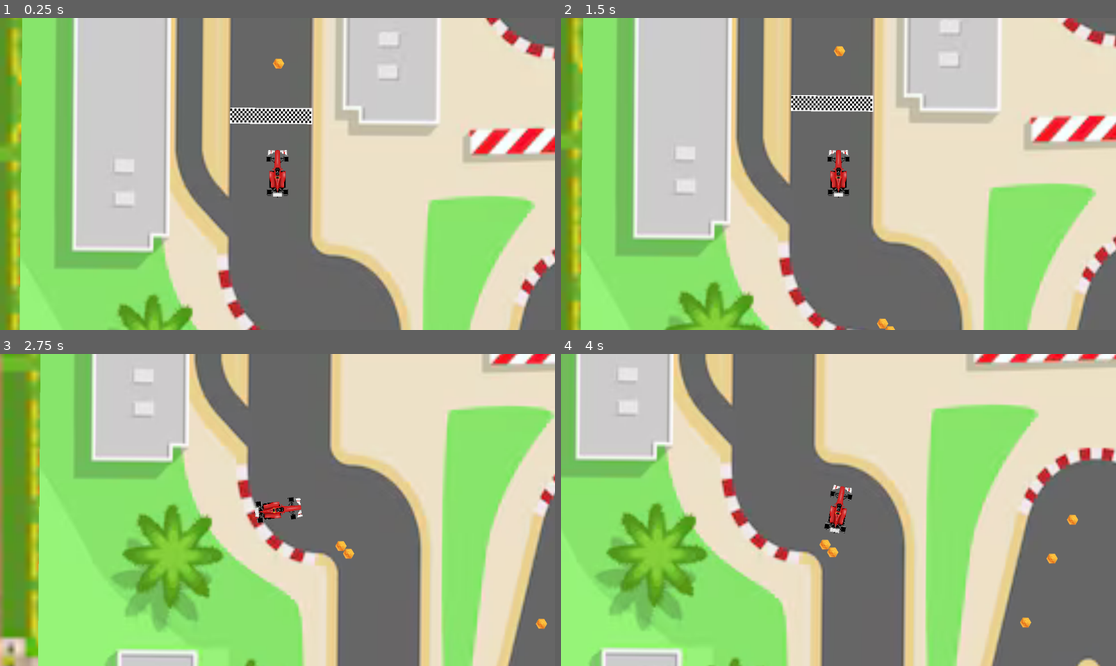
Above: before the commit, frames 1-4 (two rows, left to right).
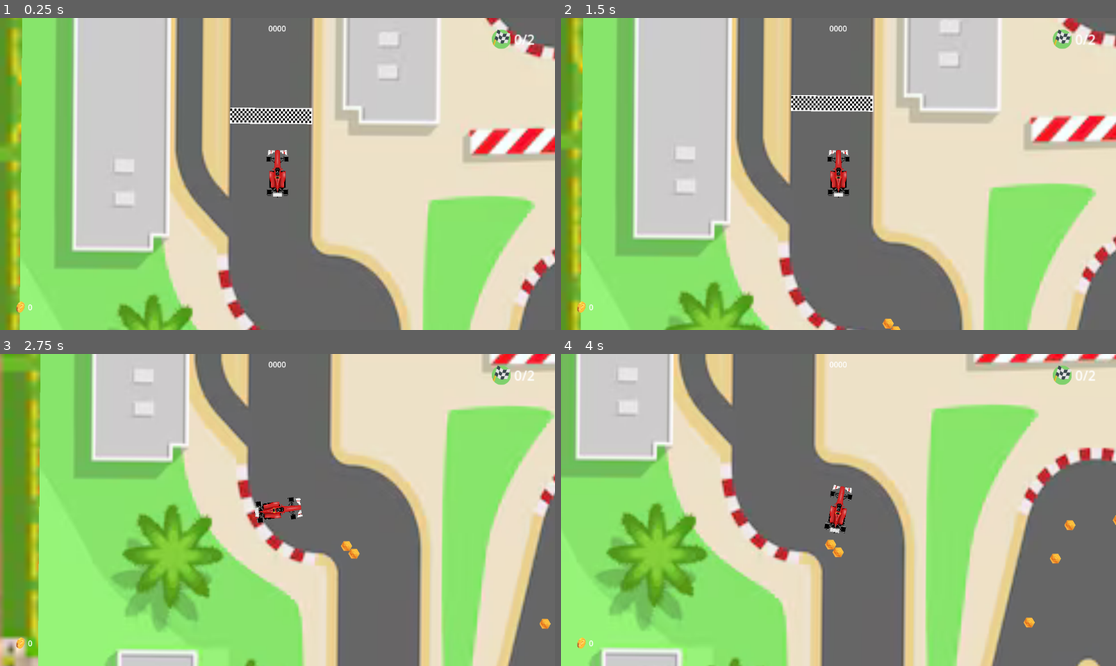
Above: after the commit, the same moments.

Repository: haroldmud/F1-qualy
Game: Godot game, scene res://scenes/level.tscn
Same seed, same stepped clock (60 frames per second), same inputs: the game is played once before the commit and once after it.
Inputs:
- Up to frame 1 (0.25 s): no input
- Up to frame 2 (1.5 s): tap Enter at 0.5 s; hold Right (right) 0.53-1.28 s; tap Space at 1.25 s; hold Down (brake) from 1.28 s (still down)
- Up to frame 3 (2.75 s): release Down (brake) at 2.03 s; hold Right (right) from 2.03 s (still down)
- Up to frame 4 (4 s): release Right (right) at 2.78 s; hold Up (forward) 2.78-3.53 s; hold Left (left) from 3.53 s (still down)

The runs differ from the first frame. In frame 1, 0.4% of the frame differs, in the area x 2-97%, y 2-95%; in frame 2, 0.5%; in frame 3, 0.5%; in frame 4, 0.7%, in the area x 2-100%, y 2-95%.

Commit message:
feat: made some rotation improvements

Diff:
--- a/project.godot
+++ b/project.godot
@@ -45,3 +45,4 @@
 2d_physics/layer_3="coin_area"
 2d_physics/layer_4="coin"
 2d_physics/layer_5="player"
+2d_physics/layer_6="finish_line"
--- a/scenes/level.tscn
+++ b/scenes/level.tscn
@@ -1,17 +1,102 @@
-[gd_scene load_steps=10 format=3 uid="uid://8tmgt00yc6a3"]
+[gd_scene load_steps=13 format=3 uid="uid://8tmgt00yc6a3"]
 
 [ext_resource type="Script" uid="uid://1crl7nopt4jt" path="res://scripts/level.gd" id="1_2r41h"]
 [ext_resource type="Texture2D" uid="uid://3btsldktxokk" path="res://assets/city.png" id="1_ppgk2"]
 [ext_resource type="Texture2D" uid="uid://0boxs1e5f3qk" path="res://assets/mytrack2d.png" id="1_w8frs"]
 [ext_resource type="Texture2D" uid="uid://sva8u1qa4mas" path="res://assets/finishline.png" id="2_mx8sn"]
+[ext_resource type="Texture2D" uid="uid://qfx32rf4qak" path="res://assets/icons/coincollection.png" id="2_olg7q"]
+[ext_resource type="Texture2D" uid="uid://cim6wace7el8x" path="res://assets/icons/chequered-flag.png" id="3_t1rx8"]
 [ext_resource type="PackedScene" uid="uid://bibnqau26hlak" path="res://scenes/player.tscn" id="3_w8frs"]
 [ext_resource type="Script" uid="uid://qd6s2vg7u1ji" path="res://scripts/player.gd" id="4_mx8sn"]
 [ext_resource type="Script" uid="uid://d3kbxoj0x7nyi" path="res://scripts/crash.gd" id="7_klq6b"]
 [ext_resource type="Script" uid="uid://b0yk0m4ysexfa" path="res://scripts/coin_area.gd" id="8_8c41q"]
 [ext_resource type="PackedScene" uid="uid://dqh8uiruxcj5m" path="res://scenes/coin_instance.tscn" id="8_b121j"]
 
+[sub_resource type="RectangleShape2D" id="RectangleShape2D_8c41q"]
+size = Vector2(359.824, 49.998047)
+
 [node name="Level" type="Node2D"]
 script = ExtResource("1_2r41h")
+
+[node name="CanvasLayer" type="CanvasLayer" parent="."]
+
+[node name="ScoreMargin" type="MarginContainer" parent="CanvasLayer"]
+anchors_preset = 5
+anchor_left = 0.5
+anchor_right = 0.5
+offset_left = -71.0
+offset_right = 71.0
+offset_bottom = 40.0
+grow_horizontal = 2
+theme_override_constants/margin_top = 4
+
+[node name="Label" type="Label" parent="CanvasLayer/ScoreMargin"]
+layout_mode = 2
+size_flags_horizontal = 4
+text = "0000"
+
+[node name="HealthMargin" type="MarginContainer" parent="CanvasLayer"]
+offset_right = 40.0
+offset_bottom = 40.0
+
+[node name="CoinsMargin" type="MarginContainer" parent="CanvasLayer"]
+anchors_preset = 2
+anchor_top = 1.0
+anchor_bottom = 1.0
+offset_left = 19.0
+offset_top = -71.0
+offset_right = 106.0
+offset_bottom = -24.0
+grow_vertical = 0
+size_flags_horizontal = 3
+size_flags_vertical = 3
+theme_override_constants/margin_left = 12
+theme_override_constants/margin_top = 12
+theme_override_constants/margin_right = 12
+theme_override_constants/margin_bottom = 12
+
+[node name="HBoxContainer" type="HBoxContainer" parent="CanvasLayer/CoinsMargin"]
+layout_mode = 2
+
+[node name="TextureRect" type="TextureRect" parent="CanvasLayer/CoinsMargin/HBoxContainer"]
+clip_contents = true
+layout_mode = 2
+texture = ExtResource("2_olg7q")
+expand_mode = 3
+
+[node name="Label" type="Label" parent="CanvasLayer/CoinsMargin/HBoxContainer"]
+layout_mode = 2
+text = "0"
+
+[node name="LapsMargin" type="MarginContainer" parent="CanvasLayer"]
+anchors_preset = 1
+anchor_left = 1.0
+anchor_right = 1.0
+offset_left = -152.0
+offset_top = 3.0000005
+offset_right = -76.0
+offset_bottom = 50.0
+grow_horizontal = 0
+scale = Vector2(1.7253048, 1.7479463)
+size_flags_horizontal = 3
+size_flags_vertical = 3
+theme_override_constants/margin_left = 12
+theme_override_constants/margin_top = 12
+theme_override_constants/margin_right = 12
+theme_override_constants/margin_bottom = 12
+
+[node name="HBoxContainer" type="HBoxContainer" parent="CanvasLayer/LapsMargin"]
+layout_mode = 2
+
+[node name="TextureRect" type="TextureRect" parent="CanvasLayer/LapsMargin/HBoxContainer"]
+clip_contents = true
+layout_mode = 2
+texture = ExtResource("3_t1rx8")
+expand_mode = 3
+
+[node name="Label" type="Label" parent="CanvasLayer/LapsMargin/HBoxContainer"]
+layout_mode = 2
+text = "0/2"
 
 [node name="city" type="Sprite2D" parent="."]
 position = Vector2(134, 215)
@@ -29,12 +114,6 @@
 scale = Vector2(2.6081083, 2.541587)
 texture = ExtResource("1_w8frs")
 
-[node name="FinishLine" type="Sprite2D" parent="Circuit/Track"]
-position = Vector2(13.047809, 135.80855)
-rotation = 1.5707964
-scale = Vector2(0.11411366, 0.12516978)
-texture = ExtResource("2_mx8sn")
-
 [node name="OutterTrackLimit" type="CollisionPolygon2D" parent="Circuit"]
 position = Vector2(723, 135)
 scale = Vector2(2.8, 2.729)
@@ -43,10 +122,28 @@
 [node name="InnerTrackLimit" type="CollisionPolygon2D" parent="Circuit"]
 polygon = PackedVector2Array(55.641052, 406.9846, 71.03113, 408.21786, 880.19434, 398.35153, 925.7727, 337.9205, 1001,  …(2274 unchanged characters)…
 
+[node name="FinishLineArea" type="Area2D" parent="."]
+collision_layer = 32
+collision_mask = 16
+
+[node name="FinishLine" type="Sprite2D" parent="FinishLineArea"]
+position = Vector2(-619.4329, 604.3186)
+rotation = -3.133165
+scale = Vector2(0.47033647, 0.5515153)
+texture = ExtResource("2_mx8sn")
+
+[node name="FinishLineCollision" type="CollisionShape2D" parent="FinishLineArea"]
+position = Vector2(-619.5, 604.5)
+rotation = -3.133165
+scale = Vector2(0.4703364, 0.55151534)
+shape = SubResource("RectangleShape2D_8c41q")
+one_way_collision = true
+one_way_collision_margin = 0.1
+
 [node name="Player" parent="." instance=ExtResource("3_w8frs")]
 position = Vector2(-606, 725)
 rotation = -1.5707964
-collision_mask = 11
+collision_mask = 0
 script = ExtResource("4_mx8sn")
 
 [node name="Crash" type="Area2D" parent="."]
@@ -74,14 +171,15 @@
 coin_scene = ExtResource("8_b121j")
 
 [node name="CollisionPolygon2D" type="CollisionPolygon2D" parent="CoinArea"]
-polygon = PackedVector2Array(-653, -680, -542, -767, -429, -781, -339, -706, -280, -594, -257, -518, -216, -423, -137, -356, -147, -204, -143, 61, -135, 272, 2, 415, 204, -196, 321, -252, 445, -256, 577, -165, 669, 1392, 626, 1515, 471, 1635, 309, 1655, 195, 1301, 65, 980, 5, 992, -26, 1090, -231, 1716, -298, 1720, -350, 1624, -393, 1542, -463, 1427, -500, 1093, -600, 1030, -607, 878, -673, -626, -660, -662, -630, -655, -642, -628, -645, -583, -576, 850, -579, 1000, -537, 1032, -489, 1064, -469, 1107, -471, 1181, -471, 1307, -462, 1385, -339, 1614, -306, 1691, -277, 1709, -245, 1696, -220, 1658, -48, 1040, -7, 961, 30, 923, 74, 936, 102, 983, 131, 1036, 143, 1134, 212, 1278, 316, 1601, 366, 1614, 426, 1614, 492, 1582, 523, 1548, 536, 1504, 595, 1460, 630, 1385, 639, 1294, 571, -44, 553, -147, 485, -204, 434, -234, 325, -228, 221, -175, 153, 18, 87, 217, 53, 340, 13, 428, -62, 387, -136, 294, -154, 199, -157, -342, -222, -392, -304, -588, -354, -695, -429, -755, -537, -742, -624, -671)
+position = Vector2(-3, -6)
+polygon = PackedVector2Array(-653, -680, -542, -767, -429, -781, -339, -706, -280, -594, -257, -518, -216, -423, -137, -356, -147, -204, -143, 61, -135, 272, 2, 415, 204, -196, 321, -252, 445, -256, 577, -165, 669, 1392, 626, 1515, 471, 1635, 309, 1655, 195, 1301, 65, 980, 5, 992, -26, 1090, -231, 1716, -298, 1720, -350, 1624, -393, 1542, -463, 1427, -500, 1093, -600, 1030, -563, 828, -651, -591, -660, -662, -630, -655, -642, -628, -629, -582, -554, 828, -579, 1000, -537, 1032, -489, 1064, -469, 1107, -471, 1181, -471, 1307, -462, 1385, -339, 1614, -306, 1691, -277, 1709, -245, 1696, -220, 1658, -48, 1040, -7, 961, 30, 923, 74, 936, 102, 983, 131, 1036, 143, 1134, 212, 1278, 316, 1601, 366, 1614, 426, 1614, 492, 1582, 523, 1548, 536, 1504, 595, 1460, 630, 1385, 639, 1294, 571, -44, 553, -147, 485, -204, 434, -234, 325, -228, 221, -175, 153, 18, 87, 217, 53, 340, 13, 428, -62, 387, -136, 294, -154, 199, -157, -342, -222, -392, -304, -588, -354, -695, -429, -755, -537, -742, -624, -671)
 
 [node name="CoinInstance" parent="." instance=ExtResource("8_b121j")]
 position = Vector2(-639, -507)
 rotation = 0.0041108127
 
 [connection signal="body_entered" from="Circuit" to="." method="_on_circuit_body_entered"]
+[connection signal="body_exited" from="FinishLineArea" to="." method="_on_finish_line_area_body_exited"]
 [connection signal="body_entered" from="Crash" to="Crash" method="_on_body_entered"]
 [connection signal="timeout" from="RecoveryTimer" to="." method="_on_recovery_timer_timeout"]
 [connection signal="area_entered" from="CoinInstance" to="." method="_on_coin_instance_area_entered"]
-[connection signal="coin_collision" from="CoinInstance" to="." method="_on_coin_instance_coin_collision"]
--- a/scripts/coin_area.gd
+++ b/scripts/coin_area.gd
@@ -2,7 +2,6 @@
 
 @export var coin_scene : PackedScene
 @export var coin_count := 20
-
 
 # Called when the node enters the scene tree for the first time.
 func _ready() -> void:
--- a/scripts/coin_instance.gd
+++ b/scripts/coin_instance.gd
@@ -2,21 +2,22 @@
 
 var player_node : Node2D
 var collect := 1
-signal coin_collision
-
 
 func _ready():
-	# Assign the player node (or game manager)
-	player_node =get_tree().current_scene.get_node("Player")
+	player_node = get_tree().current_scene.get_node("Player")
+	# Connect the signal when the coin is ready
+	body_entered.connect(_on_body_entered)
 
 func _process(delta: float) -> void:
-	print(player_node.coins_collected)
+	#print(player_node.coins_collected)
+	pass
 
 func _on_body_entered(body: Node2D) -> void:
-	get_tree().call_group("coins", "set_coins", 1)
 	if body != player_node:
 		return
+
+	# Increment the player's coin count
+	player_node.coins_collected += 1
+
 	$Coin.visible = false
-	if $CollisionShape2D:
-		$CollisionShape2D.set_deferred("disabled", true)
-		coin_collision.emit("collision happenned")
+	$CoinCollisionShape.set_deferred("disabled", true)
--- a/scripts/level.gd
+++ b/scripts/level.gd
@@ -1,15 +1,15 @@
 extends Node2D
 
 var is_collided := false
+var lap := 0
 
 # Called when the node enters the scene tree for the first time.
 func _ready() -> void:
 	pass # Replace with function body.
 
-
 # Called every frame. 'delta' is the elapsed time since the previous frame.
 func _process(delta: float) -> void:
-	pass
+	$CanvasLayer/LapsMargin/HBoxContainer/Label.text = str(lap) + "/2"
 
 func _on_circuit_body_entered(body: Node2D) -> void:
 	is_collided = true
@@ -21,7 +21,6 @@
 
 	if body.has_method("disable_input"):
 		body.disable_input(1.5)
-		print(body.rotation_degrees)
 		if body.rotation_degrees > -90 and body.rotation_degrees < 0 :
 			body.rotation_degrees -= 30
 		elif body.rotation_degrees < 90  and body.rotation_degrees > 0:
@@ -34,6 +33,12 @@
 func _on_recovery_timer_timeout() -> void:
 	is_collided = false
 
+func _on_coin_instance_coin_collision(somesome) -> void:
+	#print(somesome) -  this is for the amount of coins collected
+	pass
 
-func _on_coin_instance_coin_collision(somesome) -> void:
-	print(somesome)
+func _on_finish_line_area_body_exited(body: Node2D) -> void:
+	#if body.velocity.x < 0:
+		lap += 1
+	#elif body.velocity.x > 0:
+		#lap -= 1
--- a/scripts/player.gd
+++ b/scripts/player.gd
@@ -7,7 +7,7 @@
 const KNOCKBACK_DAMPING = 1500.0
 const ROTATION_CORRECT_SPEED = 6.0
 
-const MAX_SPEED = 300.0
+var MAX_SPEED = 300.0
 const ACCELERATION = 600.0
 const BRAKE_FORCE = 1200.0
 const FRICTION = 500.0
@@ -49,7 +49,6 @@
 		velocity = Vector2.RIGHT.rotated(rotation) * current_speed
 		move_and_slide()
 		return
-	print(coins_collected)
 
 	if Input.is_action_pressed("forward"):
 		current_speed += ACCELERATION * delta
@@ -58,7 +57,10 @@
 	else:
 		current_speed = move_toward(current_speed, 0, FRICTION * delta)
 
+	MAX_SPEED = 300 + (coins_collected * 10)
 	current_speed = clamp(current_speed, -MAX_SPEED, MAX_SPEED)
+
+	$"../CanvasLayer/CoinsMargin/HBoxContainer/Label".text = str(coins_collected)
 
 	# Steering only if moving
 	if abs(current_speed) > 5:
@@ -70,7 +72,6 @@
 
 	var direction = Vector2.RIGHT.rotated(rotation)
 	velocity = direction * current_speed
-	#print("fasdasdfa ",coins_collected)
 
 	move_and_slide()
 
Binary file added: assets/icons/chequered-flag.png
Not shown, added: assets/icons/chequered-flag.png.import
Binary file added: assets/icons/coincollection.png
Not shown, added: assets/icons/coincollection.png.import
Binary file added: assets/icons/rectangle.png
Not shown, added: assets/icons/rectangle.png.import
